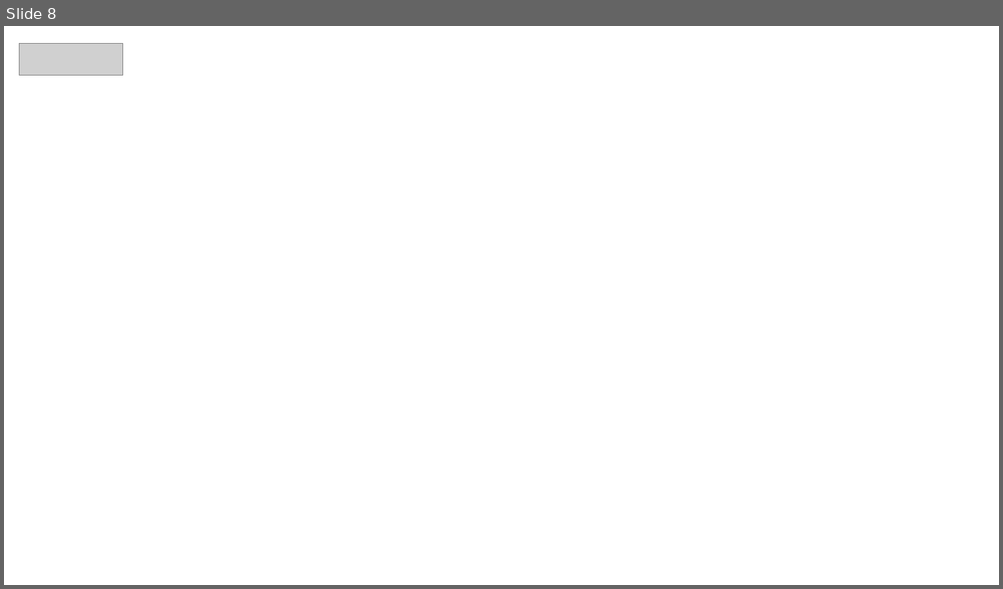
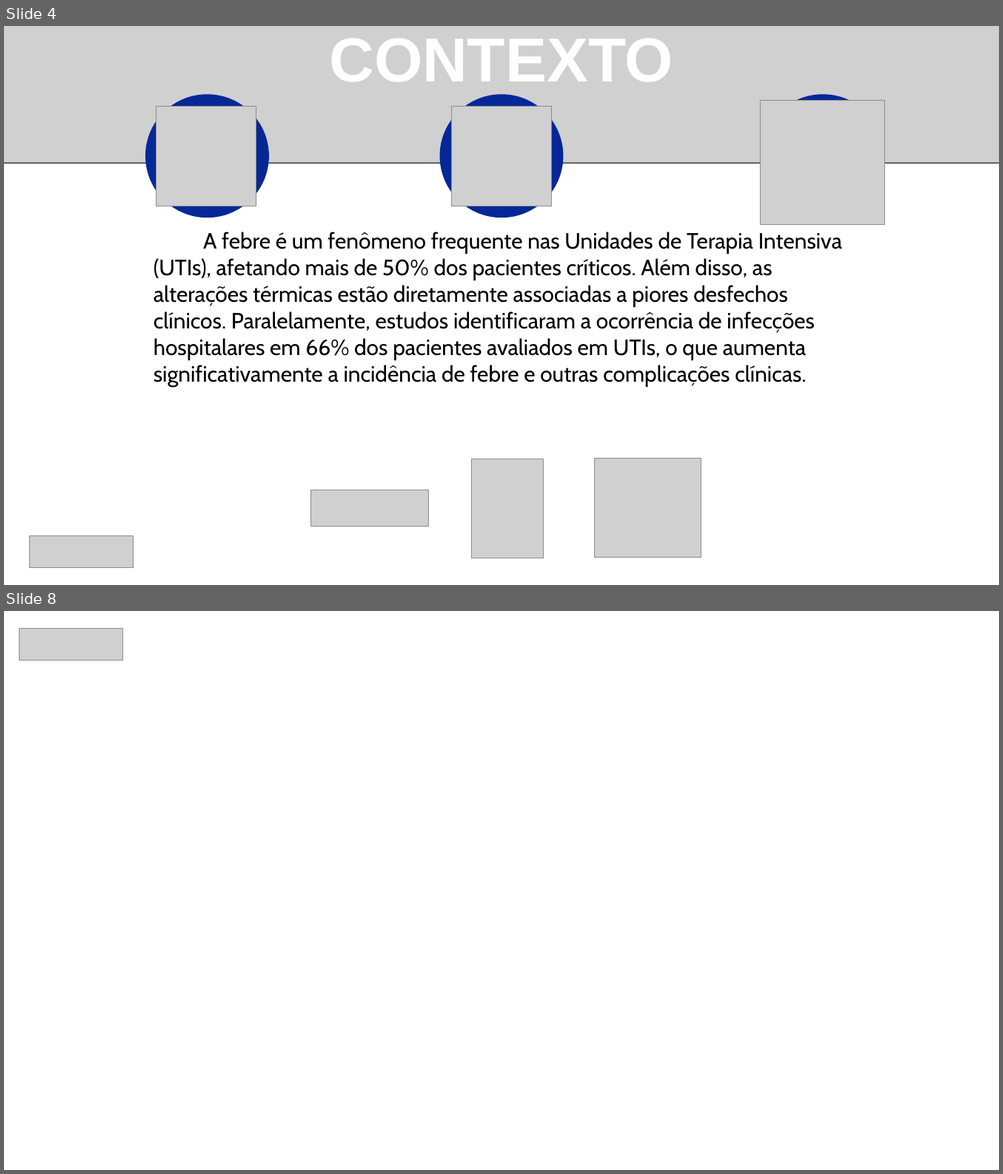
Before and after one commit to TawanLander/ProjetoPI-2026-01, a slide deck: Documentação/Apresentação/TechVita_Apresentação.pptx. Shown one above the other, each under a label of ours: slide 8 before the commit, slides 4 and 8 after it; the slides between them are not shown. The pictures are 1003x589 and 1003x1174 pixels, drawn with LibreOffice and Linux fonts; fonts in the diff are those of the drawing; grey boxes stand for pictures; background and template pictures are left out. Boxes give left, top, right and bottom in pixels: in the first picture for what was removed or moved away, otherwise in the second. Text is boxed around its words. In the diff, an @@ line names an element or a change of style, - is before the commit and + after.

```diff
--- a/Documentação/Apresentação/TechVita_Apresentação.pptx
+++ b/Documentação/Apresentação/TechVita_Apresentação.pptx
@@ slide 4 added at (4, 26, 999, 585), background #191919 @@
@@ picture added at (4, 26, 999, 163) @@
@@ text added at (329, 39, 673, 82), 90 pt, text #FFFFFF, bold @@
+CONTEXTO
@@ freeform shape added at (145, 94, 269, 218), fill #052896 @@
@@ picture added at (156, 107, 256, 206) @@
@@ freeform shape added at (440, 94, 563, 218), fill #052896 @@
@@ picture added at (452, 107, 551, 206) @@
@@ picture added at (760, 101, 884, 225) @@
@@ freeform shape added at (761, 94, 884, 218), fill #052896 @@
@@ rectangle added at (4, 164, 999, 585), fill #FFFFFF @@
@@ text added at (153, 232, 842, 386), 32 pt, text #000000 @@
+A febre é um fenômeno frequente nas Unidades de Terapia Intensiva (UTIs), afetando mais de 50% dos pacientes críticos. Além disso, as alterações térmicas estão diretamente associadas a piores desfechos clínicos. Paralelamente, estudos identificaram a ocorrência de infecções hospitalares em 66% dos pacientes avaliados em UTIs, o que aumenta significativamente a incidência de febre e outras complicações clínicas.
@@ picture added at (471, 459, 543, 559) @@
@@ picture added at (595, 459, 701, 558) @@
@@ picture added at (310, 491, 429, 526) @@
@@ picture added at (30, 536, 133, 568) @@
```
Also in this commit, not shown: 9 slides changed, 5 other slides added, 1 slide removed.
